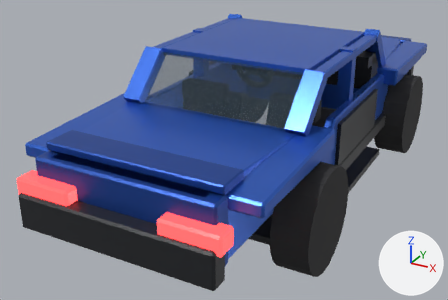
The Blender file game/ArtSources/coupe/source.blend: old version first, new version second.
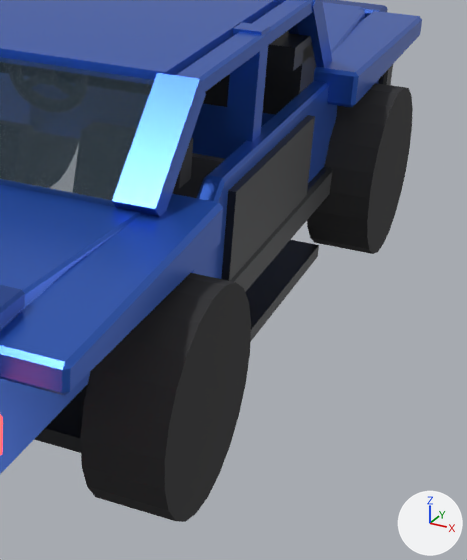
Old and new are each drawn whole from a camera (50 mm lens) standing at (2.21, -4.9, 2.62) and looking at (-0.31, -0.33, 0.34) and again close up on the part from 52% to 100% of the width and 12% to 98% of the height. The axes (+X, +Y, +Z) are drawn at lower right. The lights are the same throughout. The older version's two pictures come first.

The older version as bpy lines, for what is in view:
```python
ob_dash_top = bpy.data.objects.new('dash_top', me_dash_top)
ob_dash_top.parent = ob_coupe_root
ob_dash_top.location = (0.0, 0.66, 1.1)
ob_wheel_fr_hub = bpy.data.objects.new('wheel_FR_hub', me_wheel_fr_hub)
ob_wheel_fr_hub.parent = ob_wheel_fr
ob_wheel_fr_hub.location = (0.0, 0.0, 0.0)
ob_wheel_fr_rim = bpy.data.objects.new('wheel_FR_rim', me_wheel_fr_rim)
ob_wheel_fr_rim.parent = ob_wheel_fr
ob_wheel_fr_rim.location = (0.0, 0.0, 0.0)
ob_wheel_fr_spokes = bpy.data.objects.new('wheel_FR_spokes', me_wheel_fr_spokes)
ob_wheel_fr_spokes.parent = ob_wheel_fr
ob_wheel_fr_spokes.location = (0.0, 0.0, 0.0)
ob_wheel_rr_hub = bpy.data.objects.new('wheel_RR_hub', me_wheel_rr_hub)
ob_wheel_rr_hub.parent = ob_wheel_rr
ob_wheel_rr_hub.location = (0.0, 0.0, 0.0)
ob_wheel_rr_rim = bpy.data.objects.new('wheel_RR_rim', me_wheel_rr_rim)
ob_wheel_rr_rim.parent = ob_wheel_rr
ob_wheel_rr_rim.location = (0.0, 0.0, 0.0)
ob_wheel_rr_spokes = bpy.data.objects.new('wheel_RR_spokes', me_wheel_rr_spokes)
ob_wheel_rr_spokes.parent = ob_wheel_rr
ob_wheel_rr_spokes.location = (0.0, 0.0, 0.0)
# also in view: 'rocker_R' at (0.78, 0.0, 0.44); 'rear_lower' at (0.0, -1.63, 0.69); 'spoiler' at (0.0, -2.0, 0.98); 'bpillar_R' at (0.7, -0.06, 1.13); 'rear_fender_R' at (0.79, -1.5, 0.9)
```
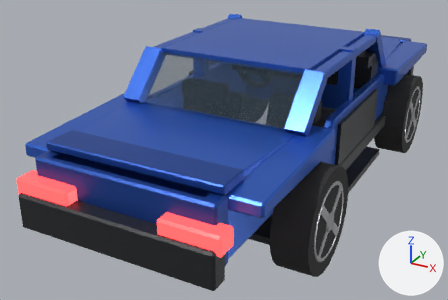
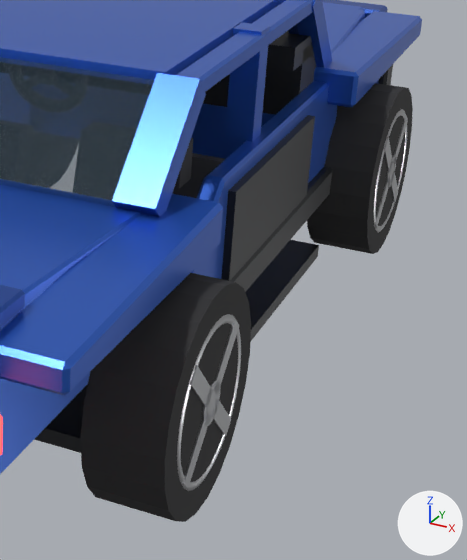
The change, as JSON lines over the scene's bpy script:
```json
{"op": "set", "path": "ob_wheel_fr_rim.location", "old": "(0.0, 0.0, 0.0)", "new": "(0.11, 0.0, 0.0)"}
{"op": "set", "path": "ob_wheel_fr_spokes.location", "old": "(0.0, 0.0, 0.0)", "new": "(0.118, 0.0, 0.0)"}
{"op": "set", "path": "ob_wheel_fr_hub.location", "old": "(0.0, 0.0, 0.0)", "new": "(0.104, 0.0, 0.0)"}
{"op": "set", "path": "ob_wheel_rr_rim.location", "old": "(0.0, 0.0, 0.0)", "new": "(0.11, 0.0, 0.0)"}
{"op": "set", "path": "ob_wheel_rr_spokes.location", "old": "(0.0, 0.0, 0.0)", "new": "(0.118, 0.0, 0.0)"}
{"op": "set", "path": "ob_wheel_rr_hub.location", "old": "(0.0, 0.0, 0.0)", "new": "(0.104, 0.0, 0.0)"}
```

Boxes (x1, y1, x2, y2) around the edits, measured in the close-ups (467 x 560 px):
```json
{"object": "wheel_RR_spokes", "change": "moved", "after": [183, 319, 239, 489], "on screen": "not visible before"}
{"object": "wheel_RR_rim", "change": "moved", "after": [177, 314, 241, 491], "on screen": "not visible before"}
{"object": "wheel_FR_spokes", "change": "moved", "after": [375, 115, 408, 228], "on screen": "not visible before"}
{"object": "wheel_FR_rim", "change": "moved", "after": [374, 109, 407, 232], "on screen": "not visible before"}
{"object": "wheel_RR_hub", "change": "moved", "after": [202, 379, 221, 426], "on screen": "not visible before"}
{"object": "wheel_FR_hub", "change": "moved", "after": [386, 155, 396, 188], "on screen": "not visible before"}
```
